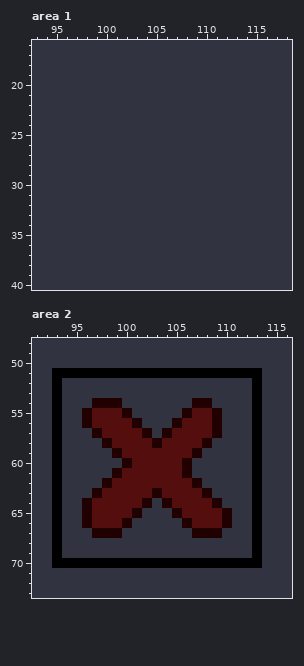
One commit to this pixel-art file: core/assets/skin2/Sprite-0007.ase. The picture above was drawn from the file before the commit.
128x128 pixels, 1 frame. Colours within 5 levels of each other are drawn and written as one. Shown: area 1: x 93..118, y 16..40; area 2: x 91..116, y 48..73. The commit also changed other parts of the picture, which this record leaves out.
After:
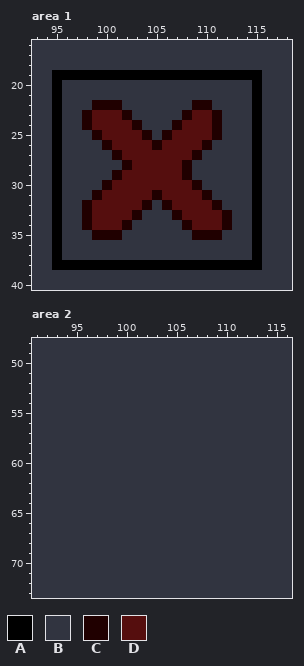
Palette (. is transparent): A #000000  B #313440  C #200000  D #550e0e
What changed:
layer "background" added
layer "close-cross" added
layer "Layer 2" removed
layer "Layer 3" removed
--- area 1, layer "close-cross"
@@ x 93..118 @@
 18 BBBBBBBBBBBBBBBBBBBBBBBBBB
-19 BBBBBBBBBBBBBBBBBBBBBBBBBB
-20 BBBBBBBBBBBBBBBBBBBBBBBBBB
-21 BBBBBBBBBBBBBBBBBBBBBBBBBB
-22 BBBBBBBBBBBBBBBBBBBBBBBBBB
-23 BBBBBBBBBBBBBBBBBBBBBBBBBB
-24 BBBBBBBBBBBBBBBBBBBBBBBBBB
-25 BBBBBBBBBBBBBBBBBBBBBBBBBB
-26 BBBBBBBBBBBBBBBBBBBBBBBBBB
-27 BBBBBBBBBBBBBBBBBBBBBBBBBB
-28 BBBBBBBBBBBBBBBBBBBBBBBBBB
-29 BBBBBBBBBBBBBBBBBBBBBBBBBB
-30 BBBBBBBBBBBBBBBBBBBBBBBBBB
-31 BBBBBBBBBBBBBBBBBBBBBBBBBB
-32 BBBBBBBBBBBBBBBBBBBBBBBBBB
-33 BBBBBBBBBBBBBBBBBBBBBBBBBB
-34 BBBBBBBBBBBBBBBBBBBBBBBBBB
-35 BBBBBBBBBBBBBBBBBBBBBBBBBB
-36 BBBBBBBBBBBBBBBBBBBBBBBBBB
-37 BBBBBBBBBBBBBBBBBBBBBBBBBB
-38 BBBBBBBBBBBBBBBBBBBBBBBBBB
+19 BBAAAAAAAAAAAAAAAAAAAAABBB
+20 BBABBBBBBBBBBBBBBBBBBBABBB
+21 BBABBBBBBBBBBBBBBBBBBBABBB
+22 BBABBBCCCBBBBBBBCCBBBBABBB
+23 BBABBCDDDCBBBBBCDDCBBBABBB
+24 BBABBCDDDDCBBBCDDDCBBBABBB
+25 BBABBBCDDDDCBCDDDDCBBBABBB
+26 BBABBBBCDDDDCDDDDCBBBBABBB
+27 BBABBBBBCDDDDDDDCBBBBBABBB
+28 BBABBBBBBCDDDDDCBBBBBBABBB
+29 BBABBBBBCDDDDDDCBBBBBBABBB
+30 BBABBBBCDDDDDDDDCBBBBBABBB
+31 BBABBBCDDDDDCDDDDCBBBBABBB
+32 BBABBCDDDDDCBCDDDDCBBBABBB
+33 BBABBCDDDDCBBBCDDDDCBBABBB
+34 BBABBCDDDCBBBBBCDDDCBBABBB
+35 BBABBBCCCBBBBBBBCCCBBBABBB
+36 BBABBBBBBBBBBBBBBBBBBBABBB
+37 BBABBBBBBBBBBBBBBBBBBBABBB
+38 BBAAAAAAAAAAAAAAAAAAAAABBB
 39 BBBBBBBBBBBBBBBBBBBBBBBBBB
--- area 2, layer "background"
@@ x 91..116 @@
 50 BBBBBBBBBBBBBBBBBBBBBBBBBB
-51 BBAAAAAAAAAAAAAAAAAAAAABBB
-52 BBABBBBBBBBBBBBBBBBBBBABBB
-53 BBABBBBBBBBBBBBBBBBBBBABBB
-54 BBABBBCCCBBBBBBBCCBBBBABBB
-55 BBABBCDDDCBBBBBCDDCBBBABBB
-56 BBABBCDDDDCBBBCDDDCBBBABBB
-57 BBABBBCDDDDCBCDDDDCBBBABBB
-58 BBABBBBCDDDDCDDDDCBBBBABBB
-59 BBABBBBBCDDDDDDDCBBBBBABBB
-60 BBABBBBBBCDDDDDCBBBBBBABBB
-61 BBABBBBBCDDDDDDCBBBBBBABBB
-62 BBABBBBCDDDDDDDDCBBBBBABBB
-63 BBABBBCDDDDDCDDDDCBBBBABBB
-64 BBABBCDDDDDCBCDDDDCBBBABBB
-65 BBABBCDDDDCBBBCDDDDCBBABBB
-66 BBABBCDDDCBBBBBCDDDCBBABBB
-67 BBABBBCCCBBBBBBBCCCBBBABBB
-68 BBABBBBBBBBBBBBBBBBBBBABBB
-69 BBABBBBBBBBBBBBBBBBBBBABBB
-70 BBAAAAAAAAAAAAAAAAAAAAABBB
+51 BBBBBBBBBBBBBBBBBBBBBBBBBB
+52 BBBBBBBBBBBBBBBBBBBBBBBBBB
+53 BBBBBBBBBBBBBBBBBBBBBBBBBB
+54 BBBBBBBBBBBBBBBBBBBBBBBBBB
+55 BBBBBBBBBBBBBBBBBBBBBBBBBB
+56 BBBBBBBBBBBBBBBBBBBBBBBBBB
+57 BBBBBBBBBBBBBBBBBBBBBBBBBB
+58 BBBBBBBBBBBBBBBBBBBBBBBBBB
+59 BBBBBBBBBBBBBBBBBBBBBBBBBB
+60 BBBBBBBBBBBBBBBBBBBBBBBBBB
+61 BBBBBBBBBBBBBBBBBBBBBBBBBB
+62 BBBBBBBBBBBBBBBBBBBBBBBBBB
+63 BBBBBBBBBBBBBBBBBBBBBBBBBB
+64 BBBBBBBBBBBBBBBBBBBBBBBBBB
+65 BBBBBBBBBBBBBBBBBBBBBBBBBB
+66 BBBBBBBBBBBBBBBBBBBBBBBBBB
+67 BBBBBBBBBBBBBBBBBBBBBBBBBB
+68 BBBBBBBBBBBBBBBBBBBBBBBBBB
+69 BBBBBBBBBBBBBBBBBBBBBBBBBB
+70 BBBBBBBBBBBBBBBBBBBBBBBBBB
 71 BBBBBBBBBBBBBBBBBBBBBBBBBB
Boxes around the changes in both pictures, in picture pixels (x1, y1, x2, y2):
changed: (52, 70, 262, 270)
changed: (52, 368, 262, 568)
